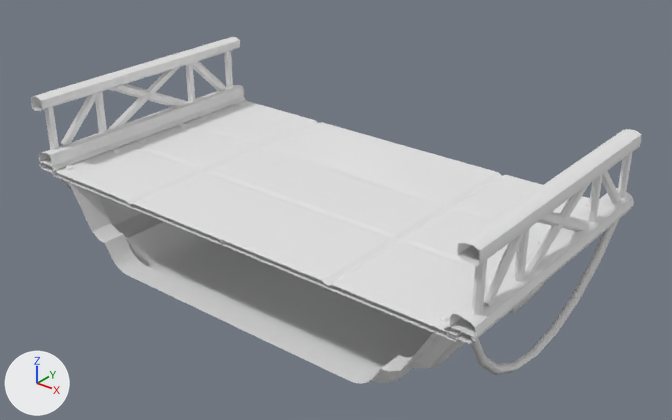
A saved change to the FBX model Assets/3D_Assets/Enviro/Meshes/Tile_Sol.fbx.
Camera for both pictures: a camera (50 mm lens) standing at (5.68, -6.92, 4.18) and looking at (0.1, 0.06, -0.15). Lighting does not change. The marker at lower left points along +X, +Y and +Z. Where no turn or scale is listed for an object, it has been applied to the vertices.
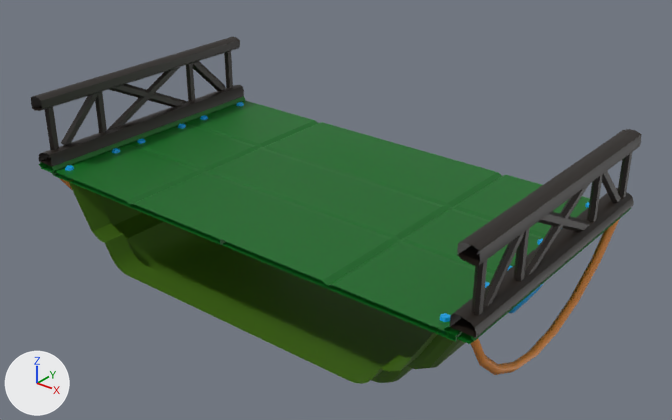
Pixel boxes (x1, y1, x2, y2) of what changed, in the pictures (672 x 420 px):
```json
{"object": "BezierCurve.001", "change": "recoloured", "before": [39, 96, 631, 344], "after": [39, 96, 631, 344], "on screen": "white to green"}
{"object": "Cube.001", "change": "recoloured", "before": [68, 179, 466, 384], "after": [68, 179, 466, 384], "on screen": "grey to green"}
{"object": "Cube.002", "change": "recoloured", "before": [31, 37, 642, 338], "after": [31, 37, 642, 338], "on screen": "grey to black"}
{"object": "BezierCurve.002", "change": "recoloured", "before": [51, 166, 619, 375], "after": [51, 166, 619, 375]}
{"object": "Cylinder.010", "change": "recoloured", "before": [65, 102, 589, 322], "after": [65, 102, 589, 322]}
```

Edits to the scene script, one JSON object a line:
```json
{"op": "add", "block": "mat_material_011", "code": ["mat_material_011 = principled_material('Material.011')", "mat_material_011.base_color = (0.0, 0.367, 0.8)  # cyan #00a3e7"]}
{"op": "add", "block": "mat_material_003", "code": ["mat_material_003 = principled_material('Material.003')", "mat_material_003.base_color = (0.0, 0.138, 0.0103)  # dark green #00681a"]}
{"op": "add", "block": "mat_material_005", "code": ["mat_material_005 = principled_material('Material.005')", "mat_material_005.base_color = (0.0134, 0.00852, 0.00554)  # black #1f1711"]}
{"op": "add", "block": "mat_material_007", "code": ["mat_material_007 = principled_material('Material.007')", "mat_material_007.base_color = (0.8, 0.281, 0.0473)  # orange #e7903d"]}
{"op": "add", "block": "mat_material_006", "code": ["mat_material_006 = principled_material('Material.006')", "mat_material_006.base_color = (0.0512, 0.138, 0.00426)  # dark green #40680e"]}
{"block": "me_cube_007", "where": "me_cube_007.from_pydata(...)  # 180 vertices, 153 faces; spans x -2.25..2.85, y -1.49..1.53, z -1.04..0.01"}
{"op": "add", "block": "me_cube_007", "code": "me_cube_007.materials.append(mat_material_006)  # dark green #40680e"}
{"block": "me_beziercurve_001", "where": "me_beziercurve_001.from_pydata(...)  # 176 vertices, 149 faces; spans x -1.52..4.08, y -1.52..1.51, z 0.05..0.15"}
{"op": "add", "block": "me_beziercurve_001", "code": "me_beziercurve_001.materials.append(mat_material_003)  # dark green #00681a"}
{"block": "me_cylinder_029", "where": "me_cylinder_029.from_pydata(...)  # 144 vertices, 84 faces; spans x -2.33..2.68, y -0.05..2.75, z -0.04..0.01"}
{"op": "add", "block": "me_cylinder_029", "code": "me_cylinder_029.materials.append(mat_material_011)  # cyan #00a3e7"}
{"block": "me_beziercurve_002", "where": "me_beziercurve_002.from_pydata(...)  # 72 vertices, 64 faces; spans x -2.88..2.69, y -1.44..1.43, z -0.96..0.11"}
{"op": "add", "block": "me_beziercurve_002", "code": "me_beziercurve_002.materials.append(mat_material_007)  # orange #e7903d"}
{"block": "me_cube_008", "where": "me_cube_008.from_pydata(...)  # 264 vertices, 132 faces; spans x -1.51..4.1, y -1.51..1.52, z 0.15..0.93"}
{"op": "add", "block": "me_cube_008", "code": "me_cube_008.materials.append(mat_material_005)  # black #1f1711"}
```
